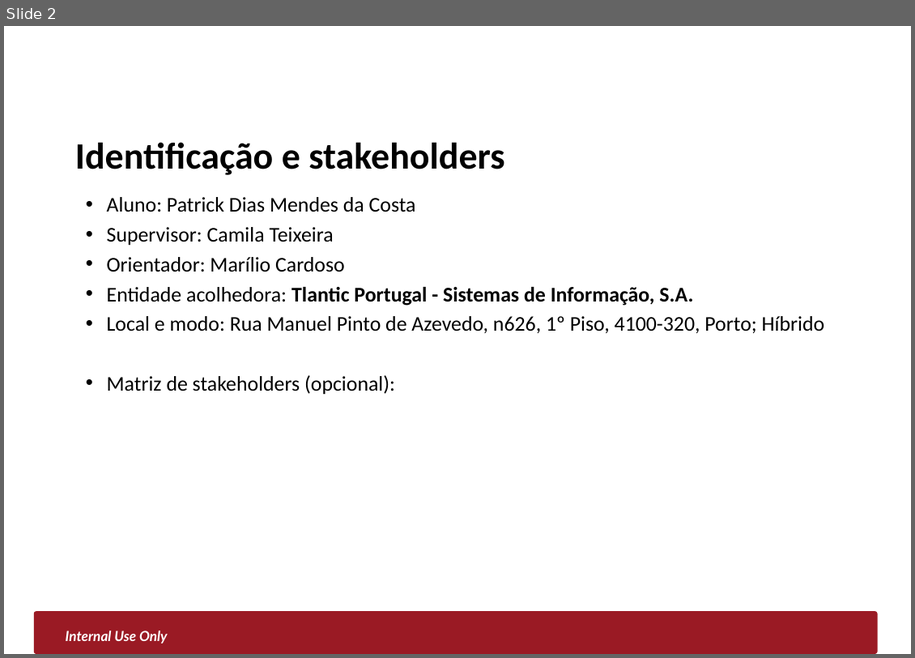
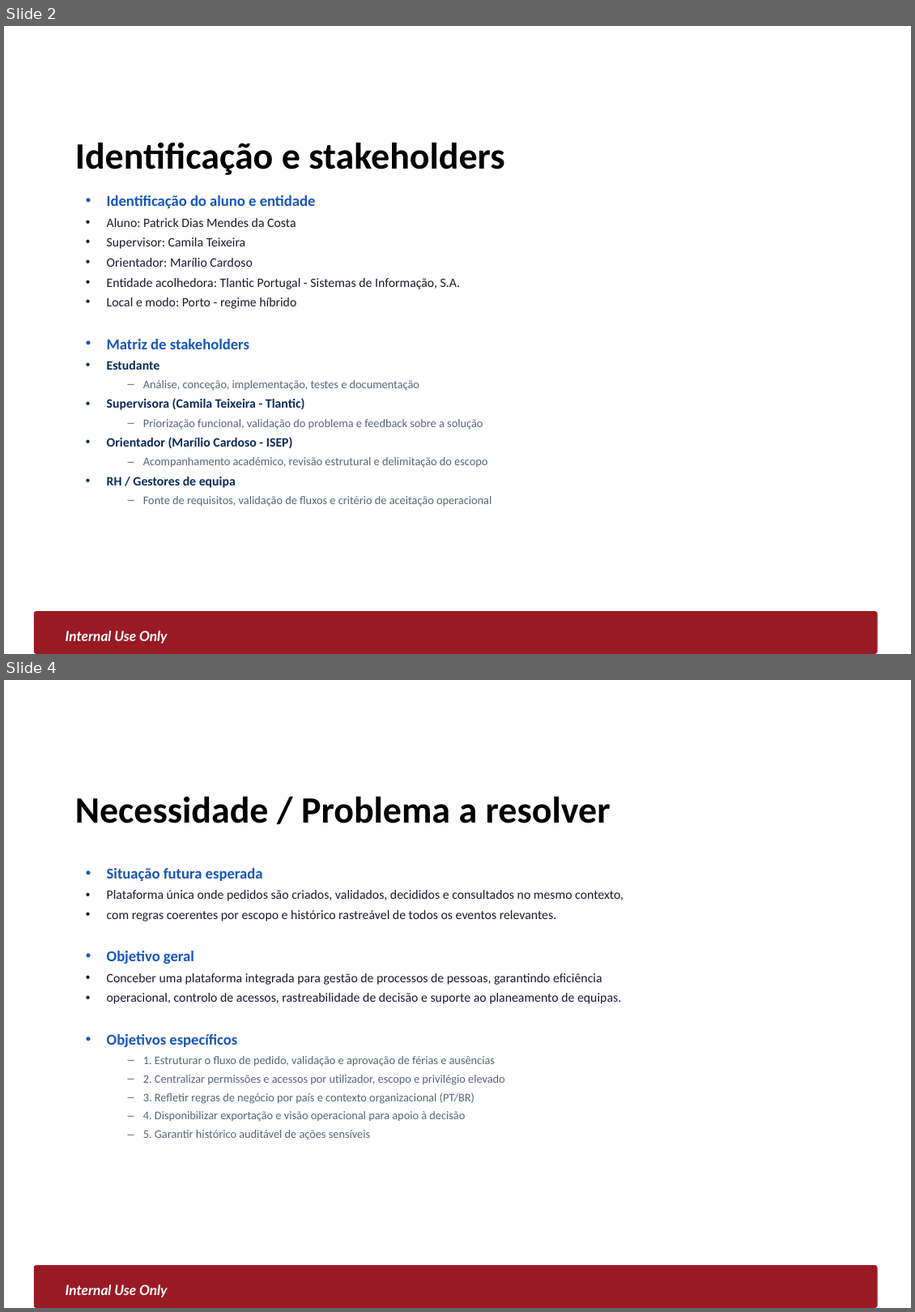
Before and after one commit to PatrickCosta1/Smarter_Hub, a slide deck: docs/PC2/PROES_PC2_2025_2026.pptx. Shown one above the other, each under a label of ours: slide 2 before the commit, slides 2 and 4 after it; the slides between them are not shown. The pictures are 915x658 and 915x1312 pixels, drawn with LibreOffice and Linux fonts; fonts in the diff are those of the drawing; background and template pictures are left out. Boxes give left, top, right and bottom in pixels: in the first picture for what was removed or moved away, otherwise in the second. Text is boxed around its words. In the diff, an @@ line names an element or a change of style, - is before the commit and + after.

Commit message:
equipas e formacoes

```diff
--- a/docs/PC2/PROES_PC2_2025_2026.pptx
+++ b/docs/PC2/PROES_PC2_2025_2026.pptx
@@ slide 4 added at [4, 680, 911, 1308], background #FFFFFF; not listed: 2 template elements that a slide beside it also shows @@
@@ title added at [75, 796, 611, 823], 32 pt, text #000000, bold @@
+Necessidade / Problema a resolver
@@ text added at [107, 868, 624, 1140], 11 pt, text #1A1A2E @@
+• Situação futura esperada
+• Plataforma única onde pedidos são criados, validados, decididos e consultados no mesmo contexto,
+• com regras coerentes por escopo e histórico rastreável de todos os eventos relevantes.
+• Objetivo geral
+• Conceber uma plataforma integrada para gestão de processos de pessoas, garantindo eficiência
+• operacional, controlo de acessos, rastreabilidade de decisão e suporte ao planeamento de equipas.
+• Objetivos específicos
+  – 1. Estruturar o fluxo de pedido, validação e aprovação de férias e ausências
+  – 2. Centralizar permissões e acessos por utilizador, escopo e privilégio elevado
+  – 3. Refletir regras de negócio por país e contexto organizacional (PT/BR)
+  – 4. Disponibilizar exportação e visão operacional para apoio à decisão
+  – 5. Garantir histórico auditável de ações sensíveis
@@ slide 2 changed as well @@
@@ text at [107, 195, 316, 208]: paragraph added @@
+• Identificação do aluno e entidade
@@ text at [107, 218, 461, 289]: size 18 to 11 pt, text colour #000000 to #1A1A2E in "Aluno: Patrick Dias Mendes da Costa", "Supervisor: Camila Teixeira", "Orientador: Marílio Cardoso", "Entidade acolhedora: Tlantic Portugal - Sistemas de ..."; bold off in "Tlantic Portugal - Sistemas de Informação, S.A." @@
@@ text at [107, 297, 492, 506]: text changed; size 18 to 10 pt; text colour #000000 to #5C6475 @@
-• Local e modo: Rua Manuel Pinto de Azevedo, n626, 1º Piso, 4100-320, Porto; Híbrido
-• Matriz de stakeholders (opcional):
+• Local e modo: Porto - regime híbrido
+• Matriz de stakeholders
+• Estudante
+  – Análise, conceção, implementação, testes e documentação
+• Supervisora (Camila Teixeira - Tlantic)
+  – Priorização funcional, validação do problema e feedback sobre a solução
+• Orientador (Marílio Cardoso - ISEP)
+  – Acompanhamento académico, revisão estrutural e delimitação do escopo
+• RH / Gestores de equipa
+  – Fonte de requisitos, validação de fluxos e critério de aceitação operacional
```
Also in this commit, not shown: 7 other slides changed, 2 other slides added, 32 other files.
